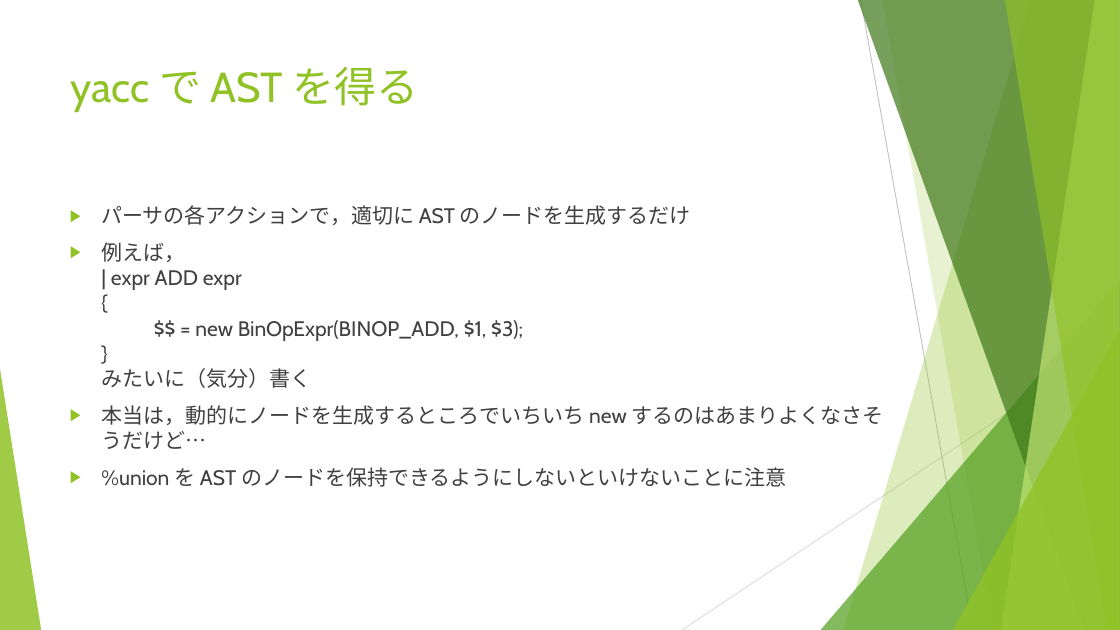
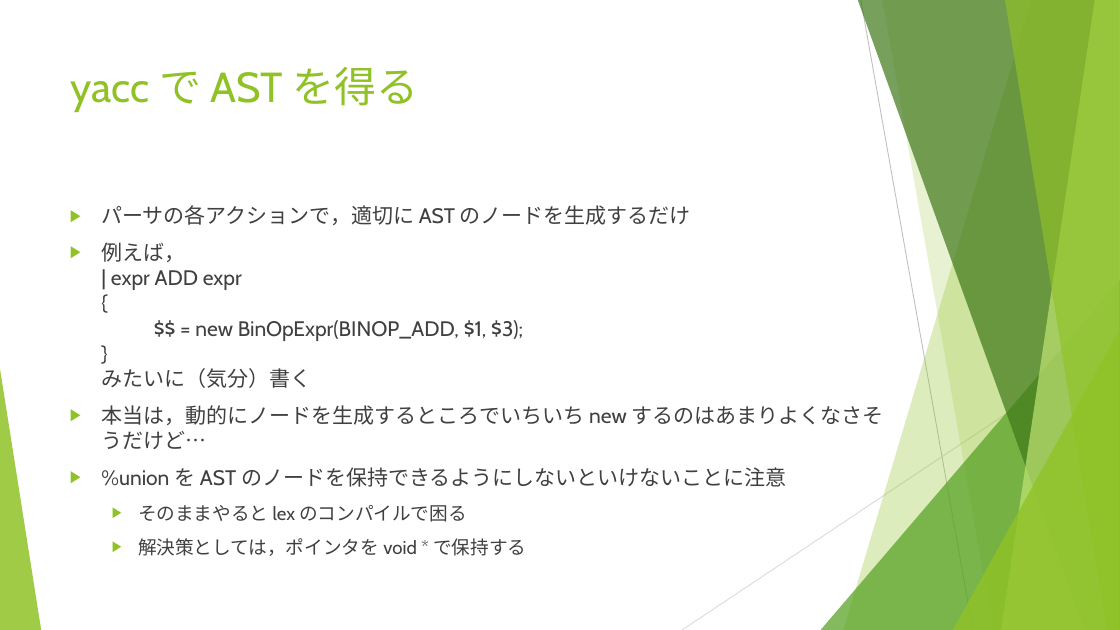
Before and after one commit to semiexp/tsg_lang, a slide deck: slide 12 of slides/slide_2.pptx. Drawn at 1120x630 pixels with LibreOffice and Linux fonts; fonts in the diff are those of the drawing. Boxes give left, top, right and bottom in pixels: in the first picture for what was removed or moved away, otherwise in the second. Text is boxed around its words. In the diff, an @@ line names an element or a change of style, - is before the commit and + after.

```diff
--- a/slides/slide_2.pptx
+++ b/slides/slide_2.pptx
@@ text at (138, 505, 526, 556): paragraphs added @@
+  ▶ そのままやると lex のコンパイルで困る
+  ▶ 解決策としては，ポインタを void * で保持する
```
Also in this commit, not shown: 1 other file.
